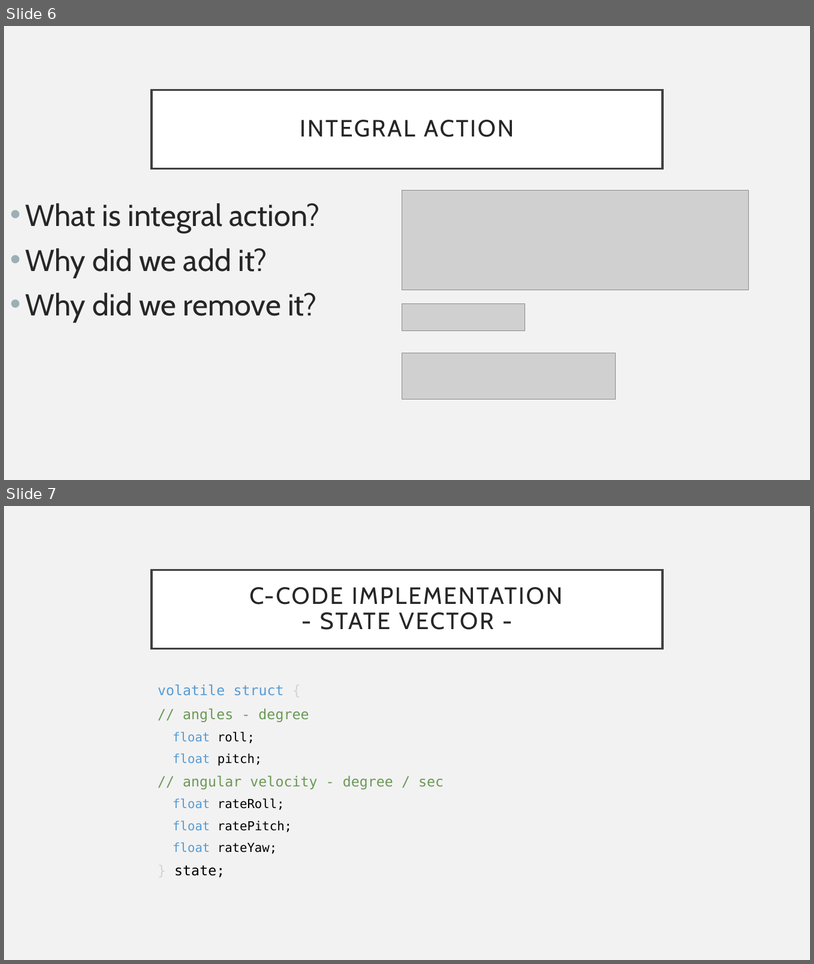
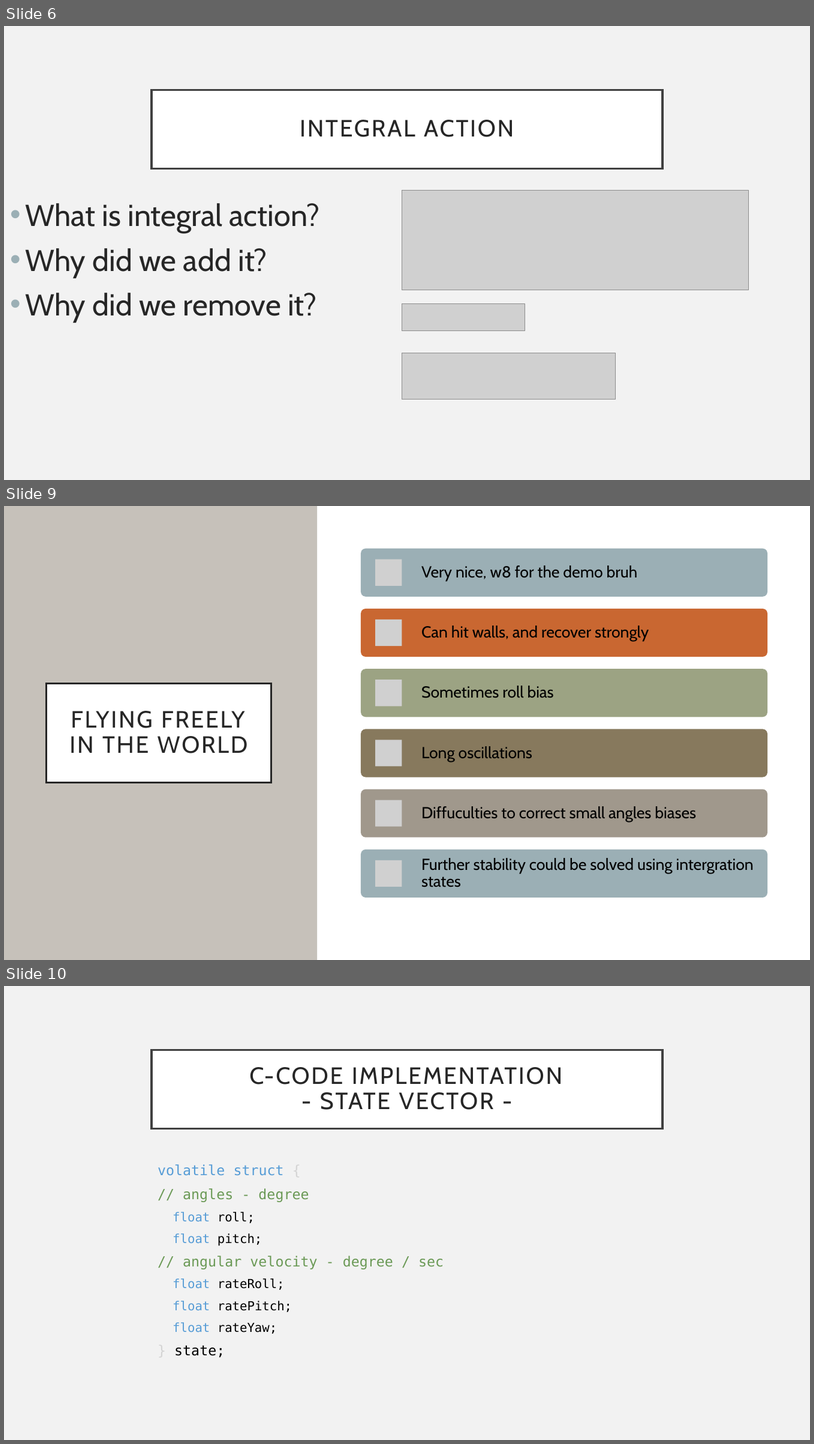
Before and after one commit to jonherz/quadcopter_g22, a slide deck: project_presentation/project_presentation.pptx. Shown one above the other, each under a label of ours: slides 6 and 7 before the commit, slides 6, 9 and 10 after it; the slides between them are not shown. The pictures are 814x964 and 814x1444 pixels, drawn with LibreOffice and Linux fonts; fonts in the diff are those of the drawing; grey boxes stand for pictures. Boxes give left, top, right and bottom in pixels: in the first picture for what was removed or moved away, otherwise in the second. Text is boxed around its words. In the diff, an @@ line names an element or a change of style, - is before the commit and + after.

Commit message:
stefan nice pp
nice

```diff
--- a/project_presentation/project_presentation.pptx
+++ b/project_presentation/project_presentation.pptx
@@ slide 9 added at (x1=4, y1=506, x2=810, y2=960), background #FFFFFF @@
@@ rectangle added at (x1=4, y1=506, x2=317, y2=960), fill #C6C1BA @@
@@ rectangle added at (x1=318, y1=506, x2=810, y2=960), fill #FFFFFF @@
@@ title added at (x1=47, y1=683, x2=272, y2=783), fill #FFFFFF, outline #262626 2.5 pt, 28 pt, text #262626 @@
+FLYING FREELY IN THE WORLD
@@ group added at (x1=361, y1=549, x2=768, y2=897): 6 rounded rectangles, 6 pictures, 6 texts @@
+Very nice, w8 for the demo bruh
+Can hit walls, and recover strongly
+Sometimes roll bias
+Long oscillations
+Diffuculties to correct small angles biases
+Further stability could be solved using intergration states
@@ what was slide 7 is now slide 10 @@
```
Also in this commit, not shown: 2 other slides added, 2 other files.
